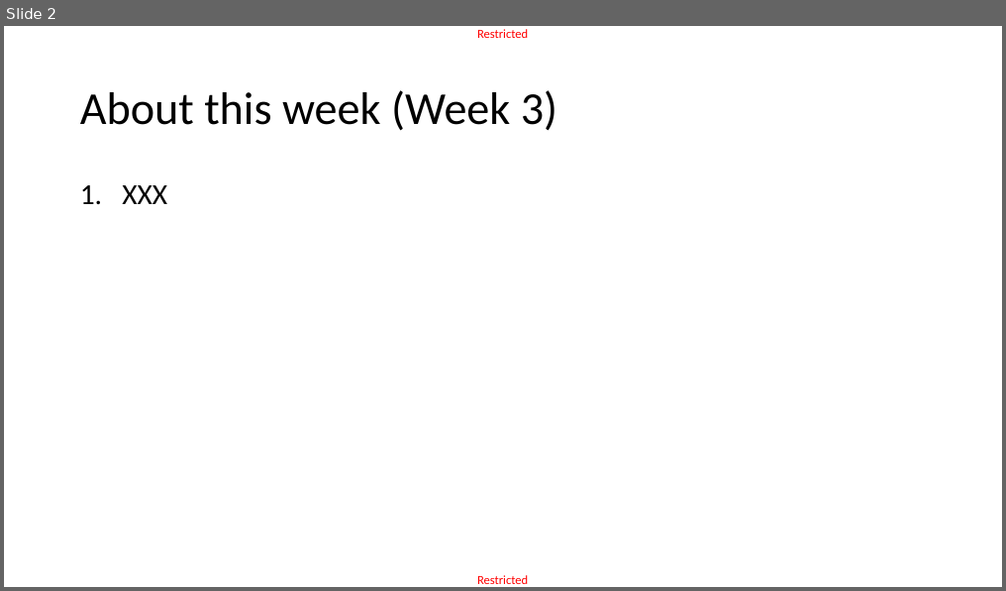
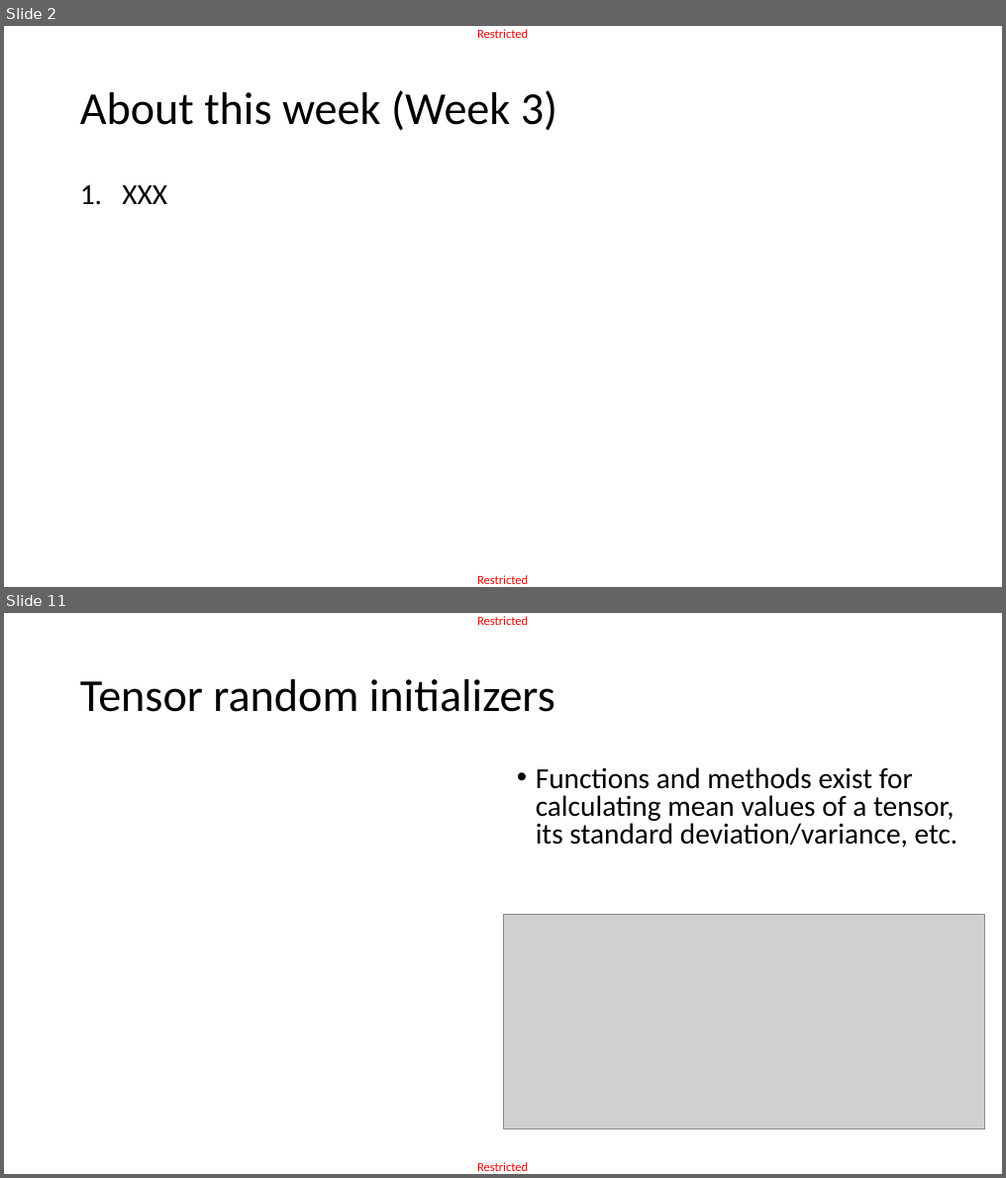
Before and after one commit to matthieudemari/SUTD_DL_50_039, a slide deck: W3/0. All/W3.pptx. Shown one above the other, each under a label of ours: slide 2 before the commit, slides 2 and 11 after it; the slides between them are not shown. The pictures are 1006x591 and 1006x1178 pixels, drawn with LibreOffice and Linux fonts; fonts in the diff are those of the drawing; grey boxes stand for pictures. Boxes give left, top, right and bottom in pixels: in the first picture for what was removed or moved away, otherwise in the second. Text is boxed around its words. In the diff, an @@ line names an element or a change of style, - is before the commit and + after.

```diff
--- a/W3/0. All/W3.pptx
+++ b/W3/0. All/W3.pptx
@@ slide 11 added at <box>4,613,1002,1174</box>, background #FFFFFF; not listed: 2 template elements that a slide beside it also shows @@
@@ title added at <box>80,679,555,712</box>, 44 pt, text #000000 @@
+Tensor random initializers
@@ text added at <box>536,767,958,848</box>, 28 pt, text #000000 @@
+• Functions and methods exist for calculating mean values of a tensor, its standard deviation/variance, etc.
@@ picture added at <box>503,915,985,1130</box> @@
```
Also in this commit, not shown: 27 other slides added, 6 slides removed, 1 other file.
